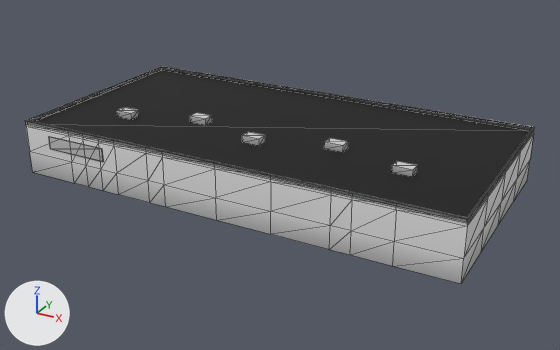
Before and after pictures for a commit that changed the glTF model godot/assets/models/land_kit/harvest_hall_LOD1.glb.
One viewpoint serves both versions: a 50 mm camera at (93.7, -168.7, 84.9) aimed at (-0.4, 2.4, -0.7). Every picture has the same lights, and +X, +Y and +Z are marked at lower left. The older version comes first. Mesh edges are drawn as thin lines. Vertices at exactly the same position are counted once.

In view in the first picture: 'harvest_hall'.
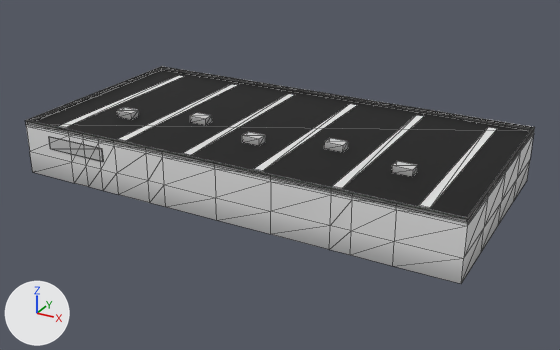
The edits, one by one:
me_harvest_hall is used by ob_harvest_hall; location (0.0, 0.0, 0.0).
me_harvest_hall had 310 vertices, 434 faces and spanned x -60.0..60.0, y -30.2..44.0, z 0.0..15.8.
me_harvest_hall now has 334 vertices, 446 faces and spans x -60.0..60.0, y -30.2..44.0, z 0.0..15.8.
Part 1, on me_harvest_hall:
12 vertices are added at x -51.2..48.8, y -27.0..27.0, z 14.1.
12 new vertices lie (2.4, 0.0, 0.0) away from vertices in x -51.2..48.8, y -27.0..27.0, z 14.1.
12 new faces join them.

Changed parts and their boxes [x1, y1, x2, y2] in the pictures (560 x 350 px):
part 1 of me_harvest_hall, added
    after: [60, 75, 497, 208]
